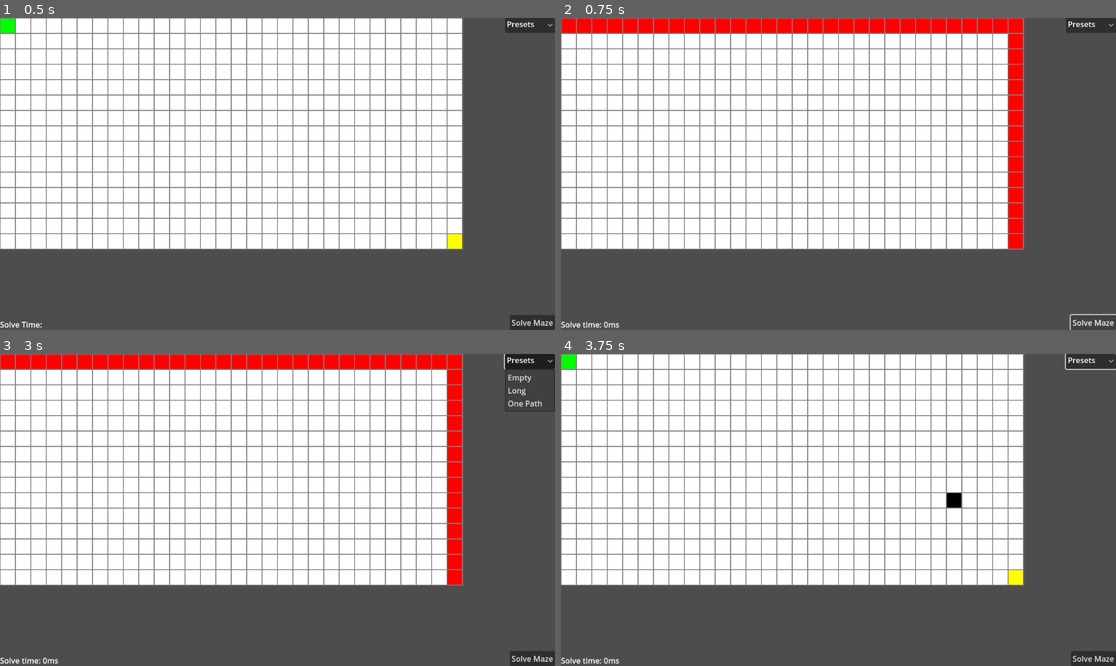
Above: before the commit, frames 1-4 (two rows, left to right).
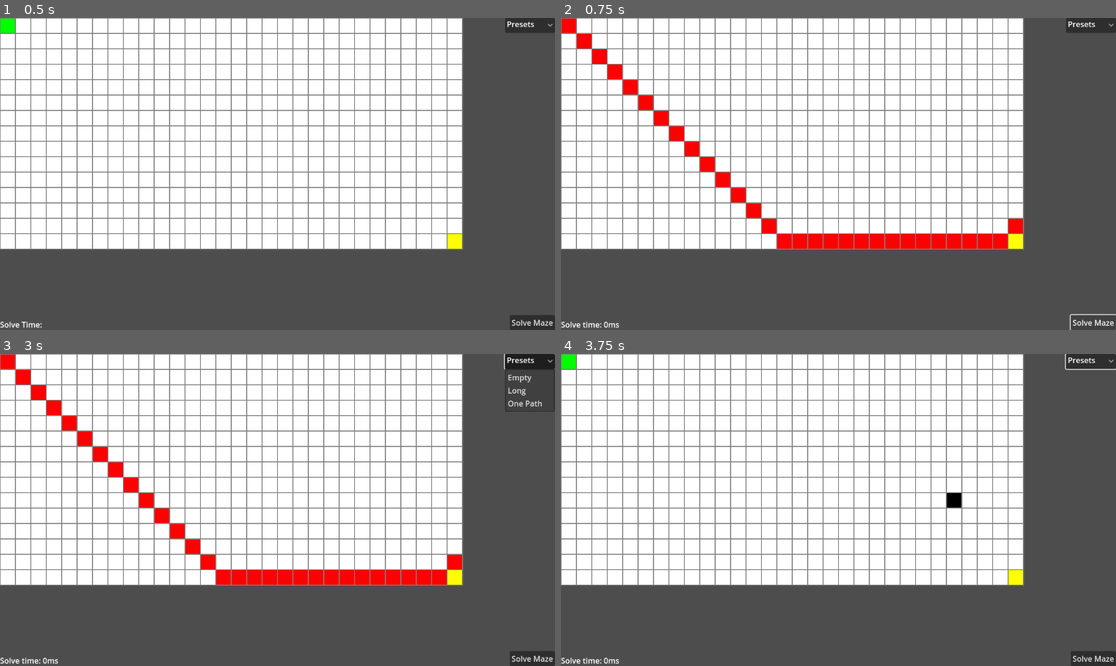
Above: after the commit, the same moments.

Repository: bayowulf/AStarGodot
Game: Godot game, scene res://AStarHandler/astar_tester.tscn
The game is run twice, just before and just after one commit, with the same random seed, the same clock (stepped at 60 frames per second) and the same inputs.
Inputs (mouse positions are in pixels of both pictures, inside the frame that each line leads up to):
- Up to frame 1 (0.5 s): no input
- Up to frame 2 (0.75 s): click "Solve Maze" at 0.5 s
- Up to frame 3 (3 s): click "Solve Maze" at 1.25 s; click "Solve Maze" at 2 s; click "Presets" at 2.75 s
- Up to frame 4 (3.75 s): move the mouse to (960, 494) at 3.52 s; press the mouse at (960, 494) at 3.53 s

Frame 1 is identical in both runs. In frame 2, 8.9% of the frame differs, in the area x 2-84%, y 0-74%; in frame 3, 8.9%; in frame 4, nothing differs.

Commit message:
Fixed goal check
Goal check has been updated to check the cell with the lowest cost rather than the backmost one

Diff:
--- a/AStarAlgorithm/astar.gd
+++ b/AStarAlgorithm/astar.gd
@@ -71,7 +71,8 @@
 		var visited: Array[Cell] = []
 
 		while (!unvisited.is_empty()):
-			if (unvisited.back().get_position() == goal): # Found path
+			var lowestCost: Cell = unvisited.pop_at(get_lowest_cost(unvisited))
+			if (lowestCost.get_position() == goal): # Found path
 				var path: PackedVector2Array = [unvisited.back().get_position()]
 				var nextCell = unvisited.back().get_previous()
 
@@ -81,7 +82,7 @@
 
 				return path
 
-			var neighbors: Array[Cell] = get_neighbors(unvisited.pop_at(get_lowest_cost(unvisited)), maze, visited, goal)
+			var neighbors: Array[Cell] = get_neighbors(lowestCost, maze, visited, goal)
 			unvisited.append_array(neighbors)
 			visited.append_array(neighbors)
 
--- a/AStarHandler/astar_tester.gd
+++ b/AStarHandler/astar_tester.gd
@@ -27,7 +27,7 @@
 		$CanvasLayer/MazePresets.get_popup().set_item_as_radio_checkable(index, false)
 	$CanvasLayer/MazePresets.selected = -1
 	maze = AStar.Maze.new(gridSize)
-	solver = AStar.Solver.new(AStar.Solver.movementType.CARDINAL)
+	solver = AStar.Solver.new(AStar.Solver.movementType.OMNIDIRECTIONAL)
 	cachedPath = []
 
 # Called every frame. 'delta' is the elapsed time since the previous frame.
